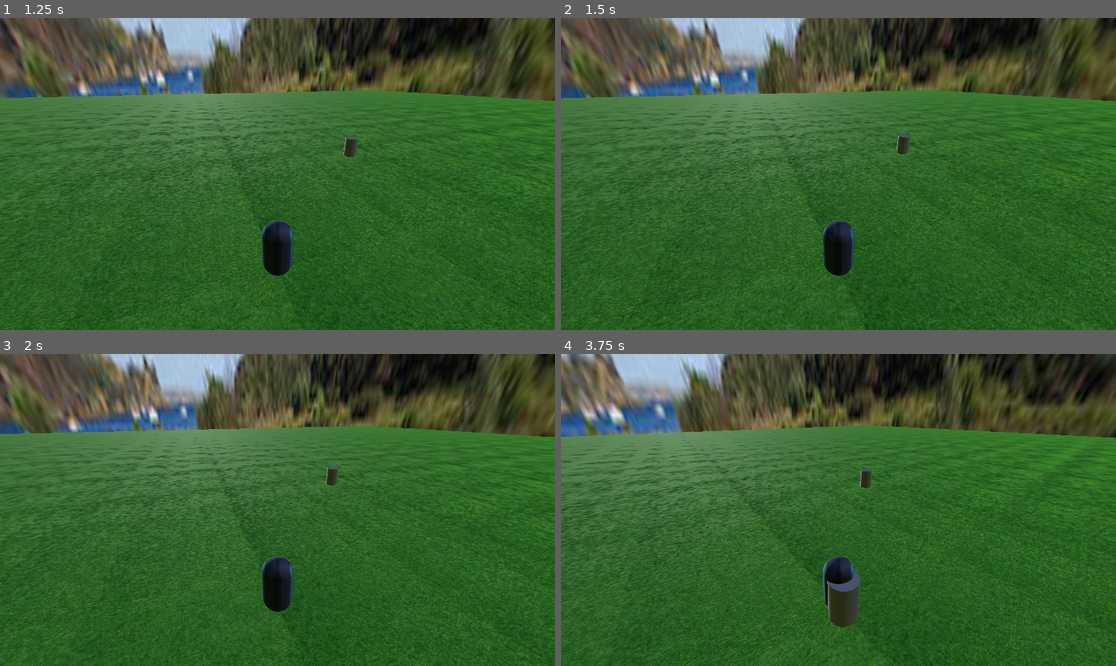
Above: before the commit, frames 1-4 (two rows, left to right).
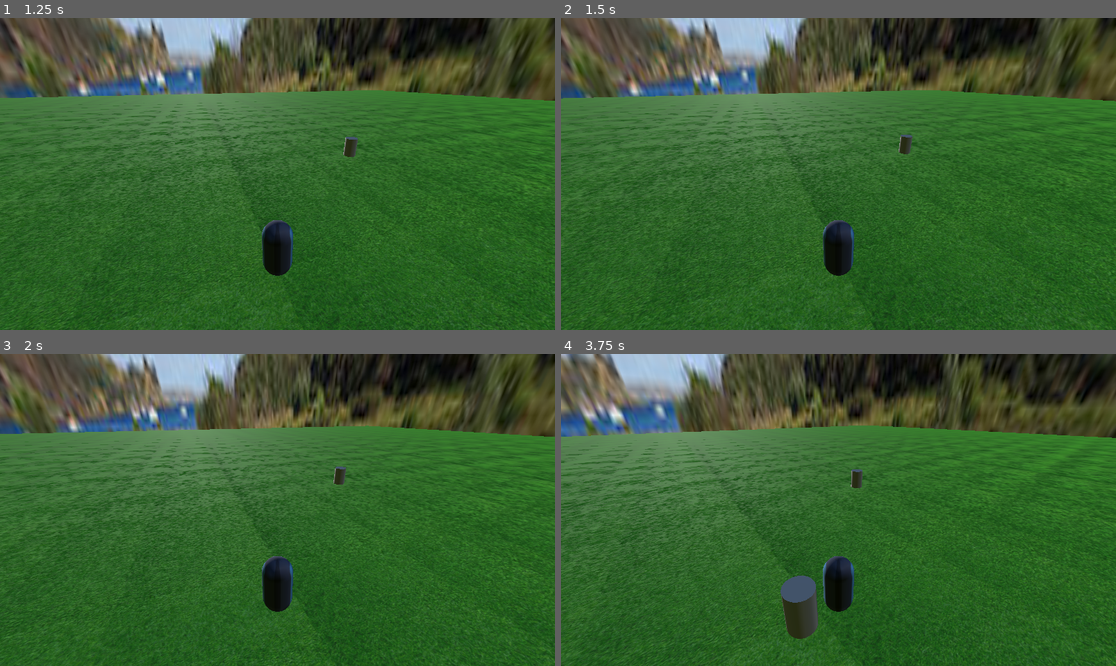
Above: after the commit, the same moments.

Repository: josephdougs/FlowerPlanter2000
Game: Godot game, scene res://main_scene.tscn
The game is run twice, just before and just after one commit, with the same random seed, the same clock (stepped at 60 frames per second) and the same inputs. The engine's default icon, where the game draws it, is replaced by a stand-in: a white triangle on a blue panel in a dark square.
Inputs (mouse positions are in pixels of both pictures, inside the frame that each line leads up to):
- Up to frame 1 (1.25 s): tap Enter at 0.5 s; move the mouse to (399, 158) at 0.52 s; hold D (right) from 0.53 s (still down); click (399, 158) at 0.67 s
- Up to frame 2 (1.5 s): move the mouse to (727, 189) at 1.27 s; release D (right) at 1.28 s; hold S (down) from 1.28 s (still down)
- Up to frame 3 (2 s): keep holding S (down)
- Up to frame 4 (3.75 s): move the mouse to (894, 441) at 2.02 s; release S (down) at 2.03 s; hold D (right) 2.03-2.78 s; move the mouse to (810, 572) at 2.77 s; hold W (up) 2.78-3.53 s; click (810, 572) at 2.92 s; move the mouse to (1005, 556) at 3.52 s; hold A (left) from 3.53 s (still down)

Frame 1 is identical in both runs. In frame 2, 5.0% of the frame differs, in the area x 0-100%, y 23-100%; in frame 3, 6.6%; in frame 4, 9.5%, in the area x 0-100%, y 22-100%.

Commit message:
Turning correctly

Diff:
--- a/player.gd
+++ b/player.gd
@@ -14,11 +14,12 @@
 
 # Called every frame. 'delta' is the elapsed time since the previous frame.
 func _process(delta: float) -> void:
-	print(delta)
 	if Input.is_action_pressed("up"):
-		position.z += (MOVE_AMOUNT * delta)
+		position.z += (MOVE_AMOUNT * delta) * cos(rotation.y)
+		position.x += (MOVE_AMOUNT * delta) * sin(rotation.y)
 	if Input.is_action_pressed("down"):
-		position.z -= (MOVE_AMOUNT * delta)
+		position.z -= (MOVE_AMOUNT * delta) * cos(rotation.y)
+		position.x -= (MOVE_AMOUNT * delta) * sin(rotation.y)
 	if Input.is_action_pressed("left"):
 		rotation.y += (ROTATE_AMOUNT * delta)
 	if Input.is_action_pressed("right"):
--- a/player.tscn
+++ b/player.tscn
@@ -14,7 +14,7 @@
 [node name="Node3D" type="Node3D"]
 
 [node name="Camera3D" type="Camera3D" parent="."]
-transform = Transform3D(-1, -3.69465e-08, 7.92319e-08, 0, 0.906308, 0.422618, -8.74228e-08, 0.422618, -0.906308, 0, 5, -5)
+transform = Transform3D(-1, -3.69464e-08, 7.9232e-08, 0, 0.906308, 0.422618, -8.74228e-08, 0.422618, -0.906308, 0, 5, -5)
 
 [node name="CharacterBody3D" type="CharacterBody3D" parent="."]
 
